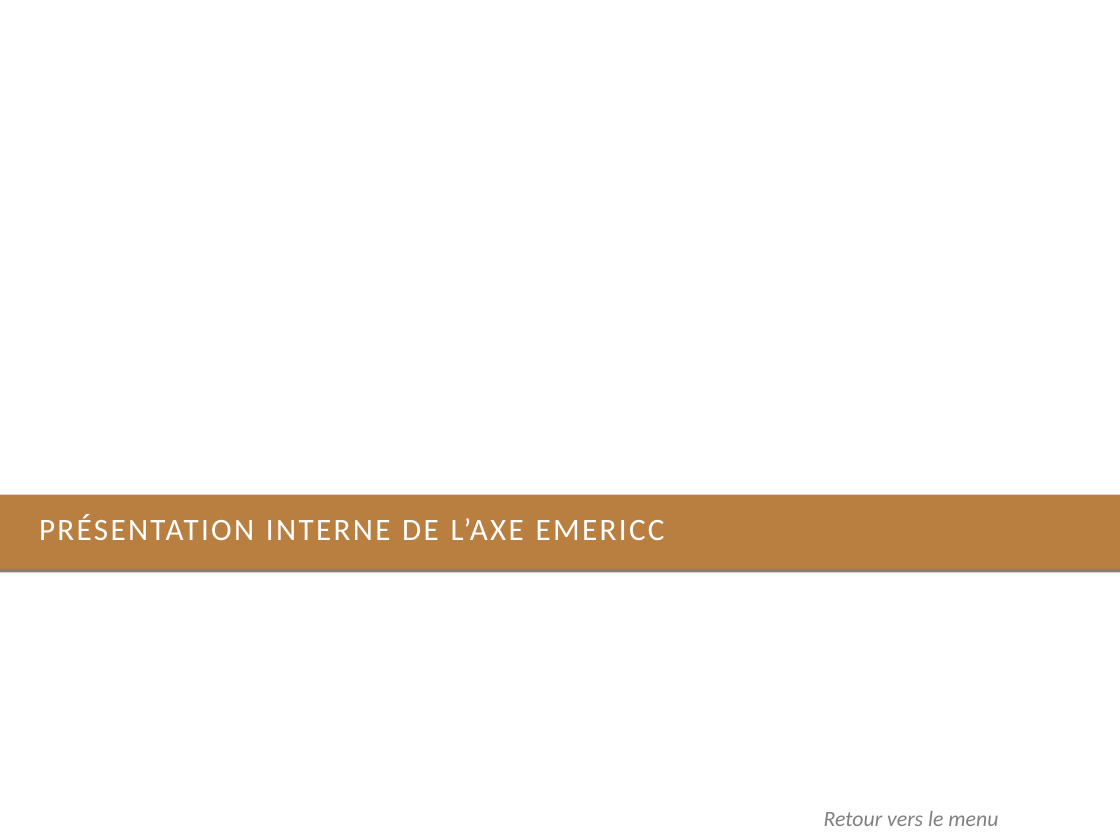
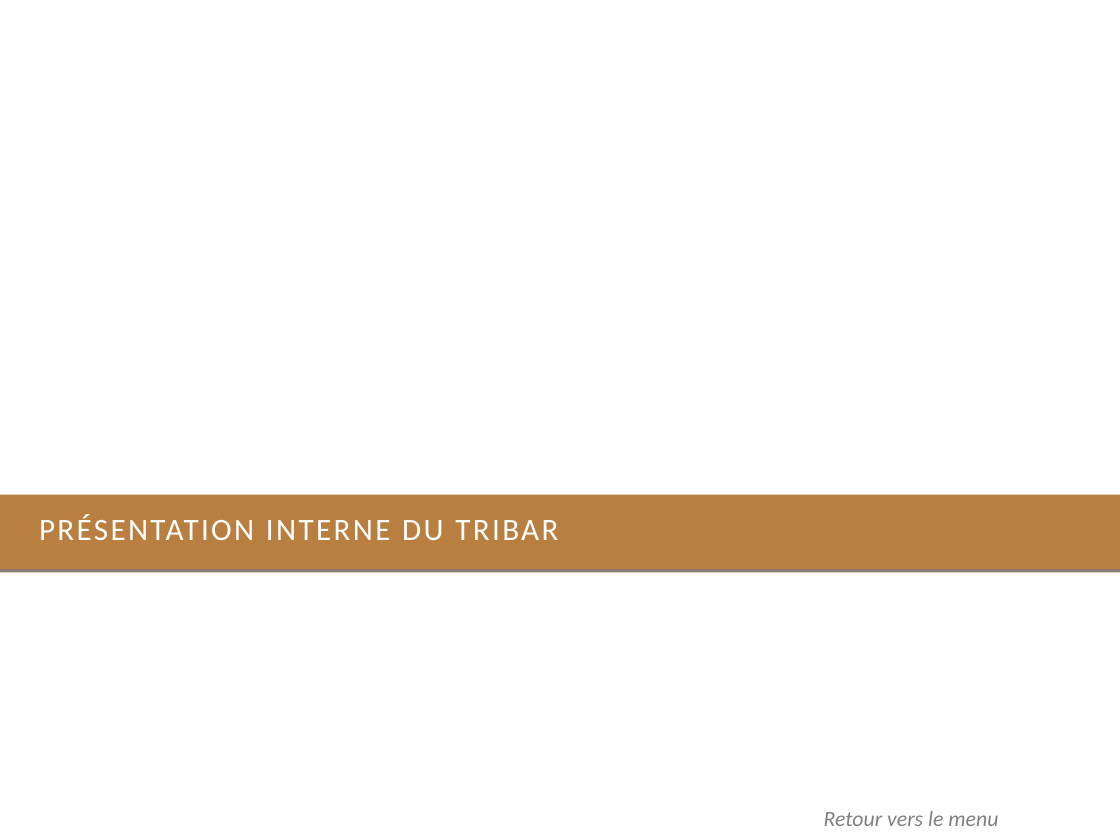
Before and after one commit to xpessoles/TP_PTSI, a slide deck: slide 9 of DocumentsTP/Documentation_Tribar.pptx (slide 11 before the commit). Drawn at 1120x840 pixels with LibreOffice and Linux fonts; fonts in the diff are those of the drawing; background and template pictures are left out. Boxes give left, top, right and bottom in pixels: in the first picture for what was removed or moved away, otherwise in the second. Text is boxed around its words. In the diff, an @@ line names an element or a change of style, - is before the commit and + after.

```diff
--- a/DocumentsTP/Documentation_Tribar.pptx
+++ b/DocumentsTP/Documentation_Tribar.pptx
@@ title at [39, 514, 558, 540]: text changed @@
-PRÉSENTATION INTERNE DE L’AXE EMERICC
+PRÉSENTATION INTERNE DU TRIBAR
```
Also in this commit, not shown: 8 other slides changed, 1 slide added, 7 slides removed, 4 other files.
